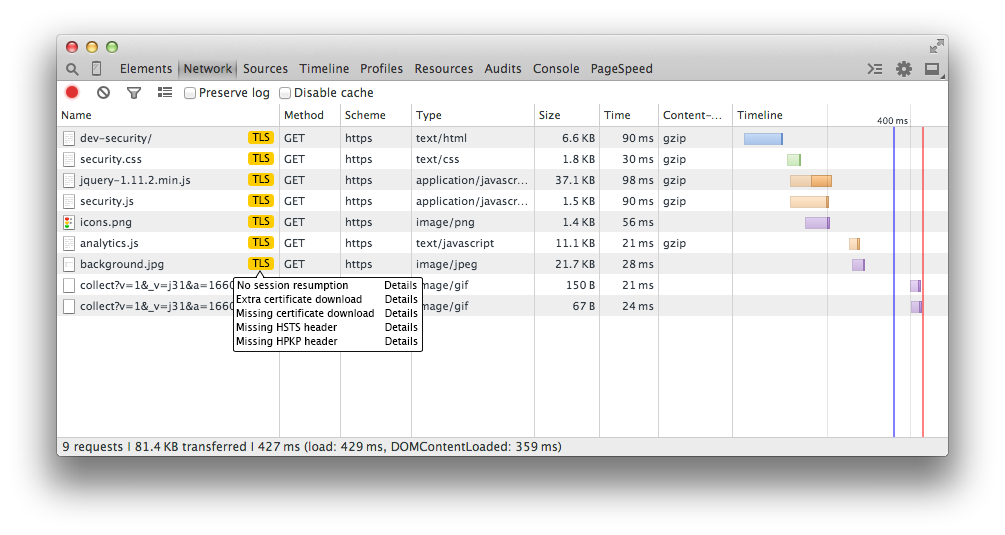
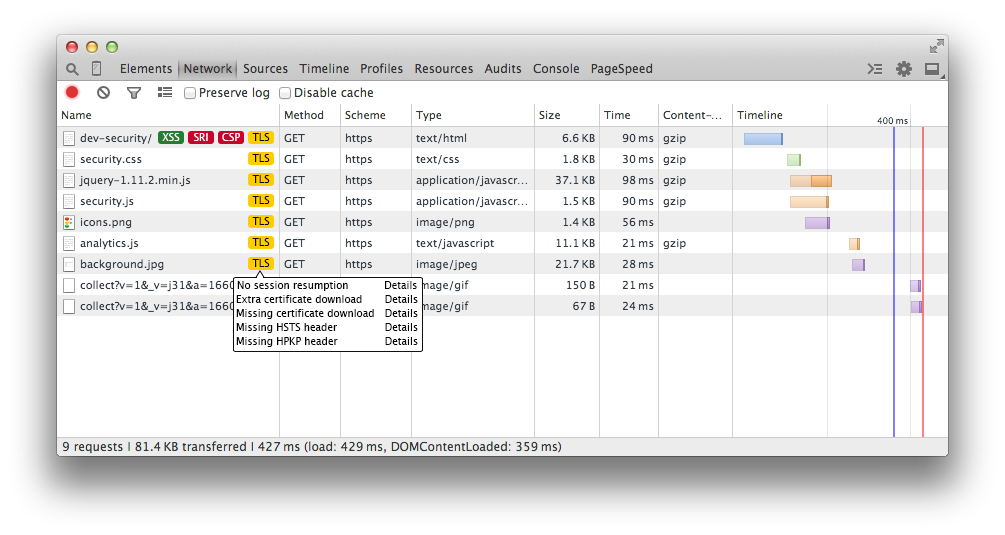
Layers edited between the first and the second 1005px x 535px image:
added group "XSS" (1st of 2) with 2 layers above "SRI" over [158, 131, 184, 144]
added layer "XSS" (2nd of 2, in "XSS") in group "XSS" over [162, 133, 180, 141]
added layer "Rounded Rectangle 1" (1st of 5, in "XSS") in group "XSS" over [158, 131, 184, 144]
added group "SRI" (1st of 2) with 2 layers above "CSP" over [188, 131, 214, 144]
added layer "SRI" (2nd of 2, in "SRI") in group "SRI" over [194, 133, 208, 141]
added layer "Rounded Rectangle 1" (2nd of 5, in "SRI") in group "SRI" over [188, 131, 214, 144]
added group "CSP" (1st of 2) with 2 layers above "TLS" over [218, 131, 244, 144]
added layer "CSP" (2nd of 2, in "CSP") in group "CSP" over [222, 133, 240, 141]
added layer "Rounded Rectangle 1" (3rd of 5, in "CSP") in group "CSP" over [218, 131, 244, 144]
